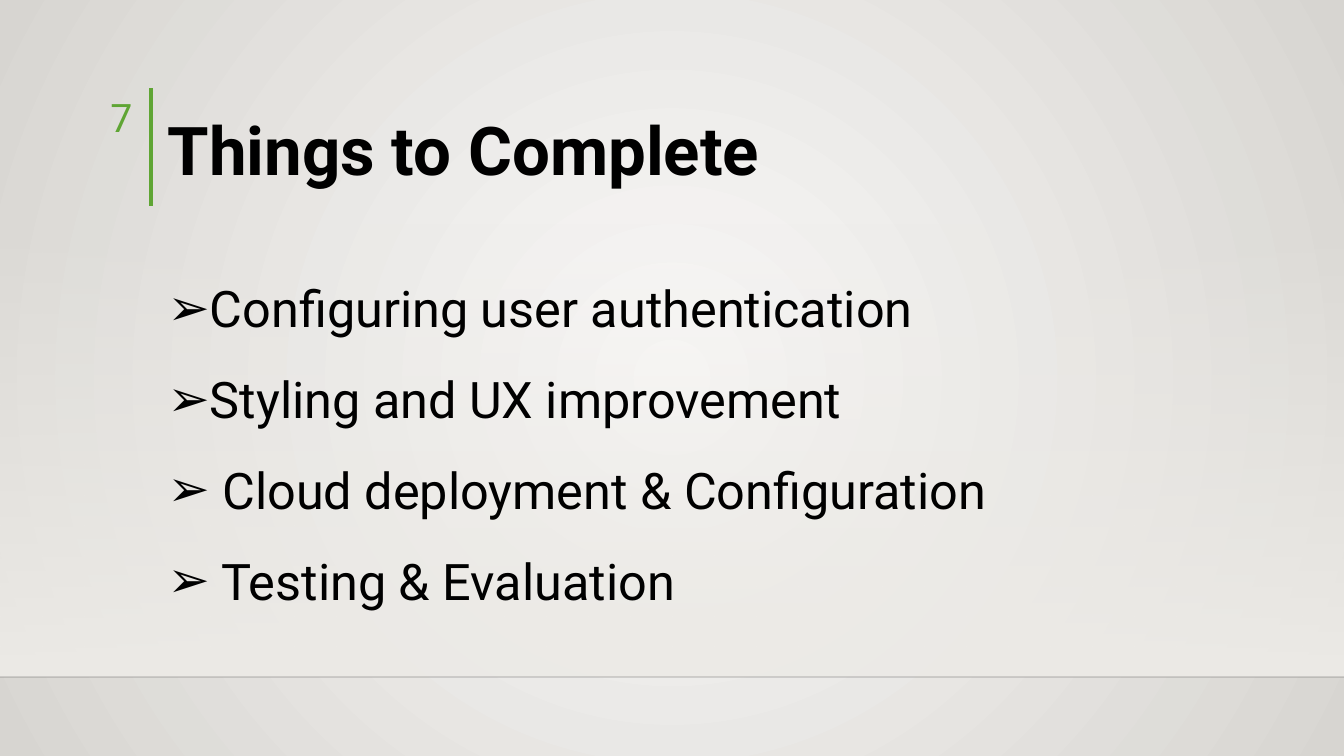
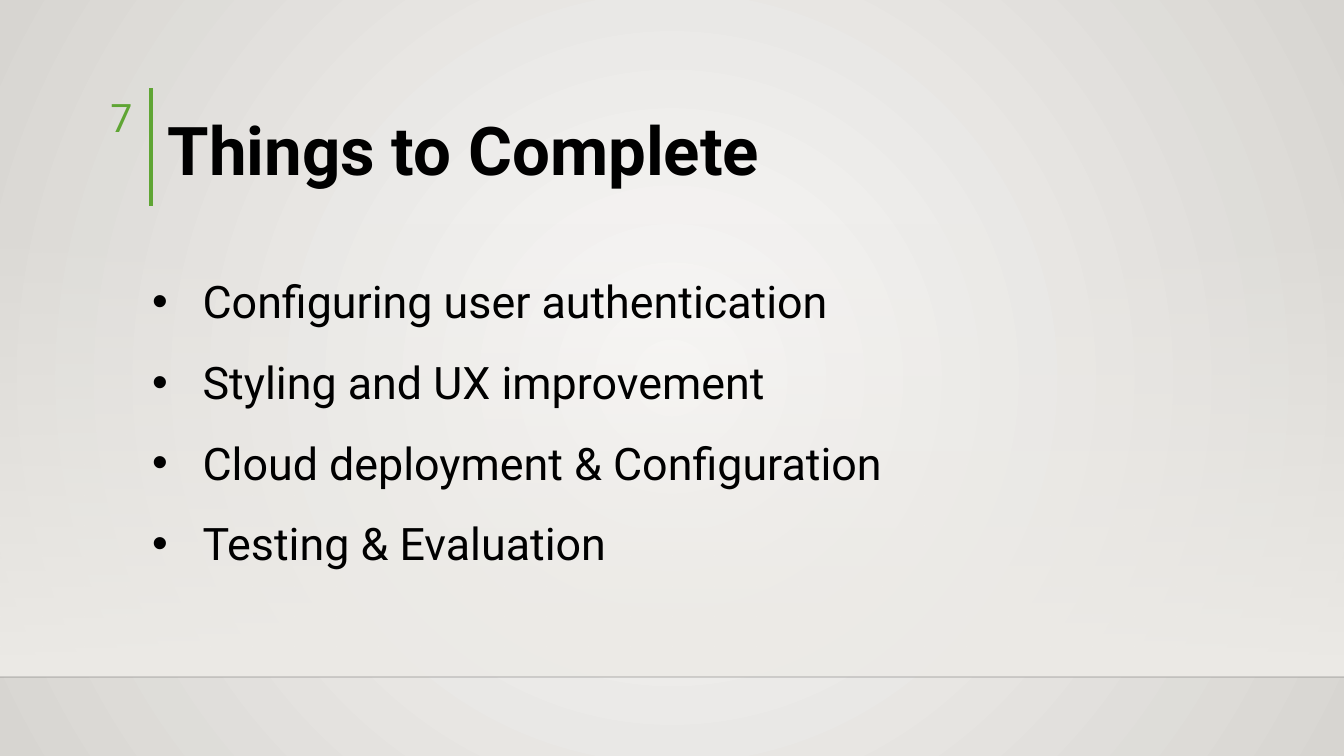
Before and after one commit to hisni/CO227-Project, a slide deck: slide 7 of Presantation/Presentation - Final.pptx. Drawn at 1344x756 pixels with LibreOffice and Linux fonts; fonts in the diff are those of the drawing; background and template pictures are left out. Boxes give left, top, right and bottom in pixels: in the first picture for what was removed or moved away, otherwise in the second. Text is boxed around its words. In the diff, an @@ line names an element or a change of style, - is before the commit and + after.

```diff
--- a/Presantation/Presentation - Final.pptx
+++ b/Presantation/Presentation - Final.pptx
@@ text "Configuring user authentication": place and size @@
-text "Configuring user authentication" at (210,288,986,611)
+text "Configuring user authentication" at (203,284,882,570)
@@ text "Configuring user authentication" at (203,284,882,570): size 36 to 32 pt; bullet ➢ to • @@
```
Also in this commit, not shown: 7 other slides changed, 1 slide added, 1 other file.
